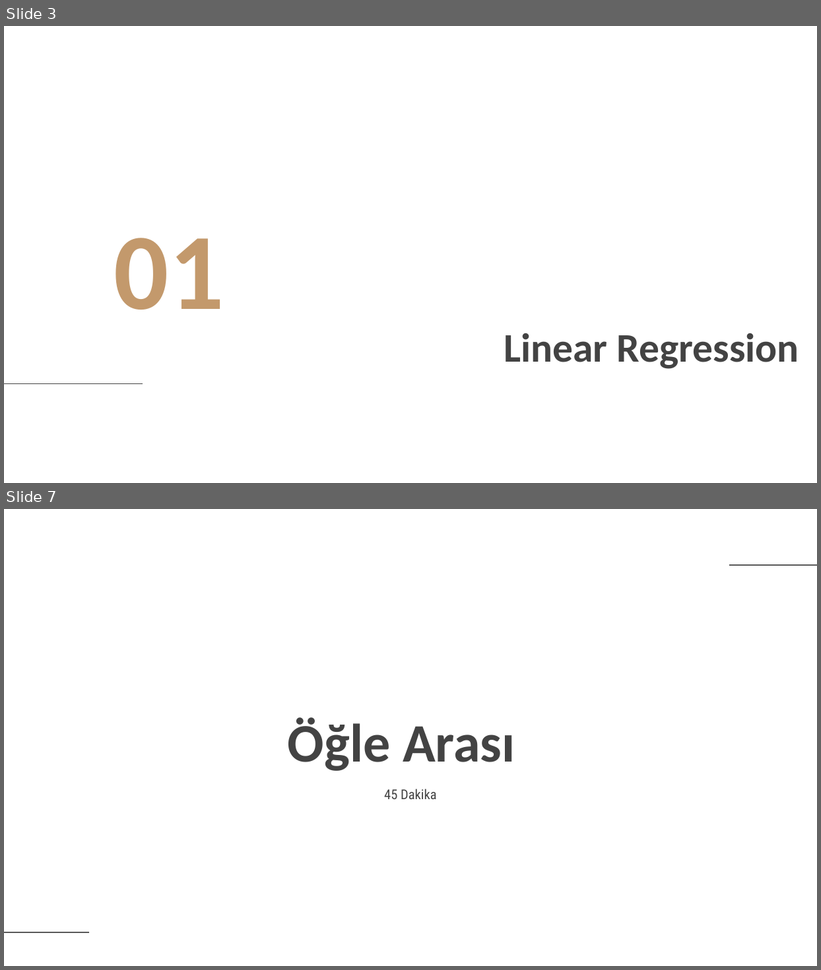
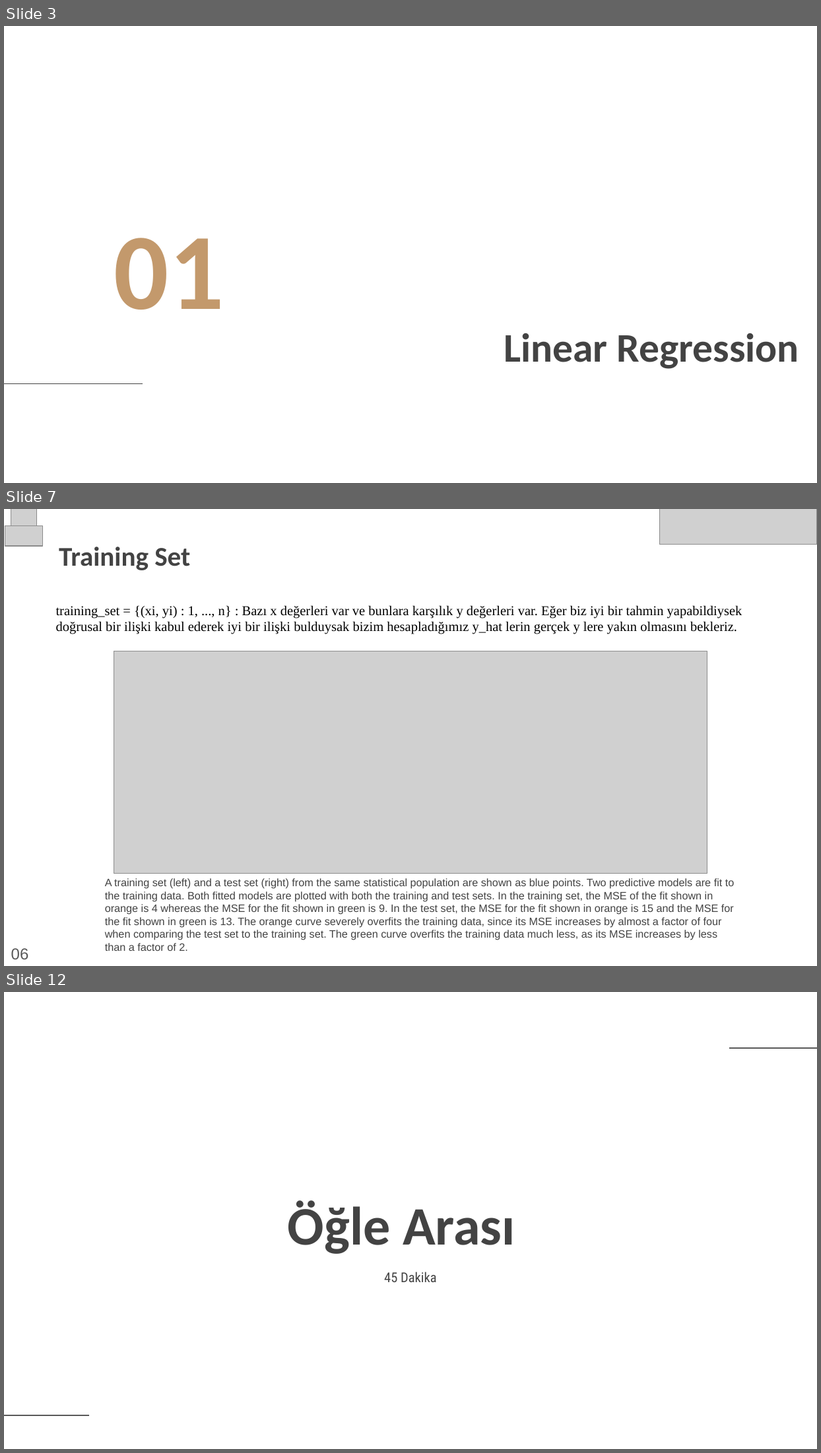
Before and after one commit to glosaCarbon/kodluyoruz_carbon_veri_bilimi_bootcamp, a slide deck: week3/Kodluyoruz_Carbon_Bootcamp_Week03.pptx. Shown one above the other, each under a label of ours: slides 3 and 7 before the commit, slides 3, 7 and 12 after it; the slides between them are not shown. The pictures are 821x970 and 821x1453 pixels, drawn with LibreOffice and Linux fonts; fonts in the diff are those of the drawing; grey boxes stand for pictures; background and template pictures are left out. Boxes give left, top, right and bottom in pixels: in the first picture for what was removed or moved away, otherwise in the second. Text is boxed around its words. In the diff, an @@ line names an element or a change of style, - is before the commit and + after.

```diff
--- a/week3/Kodluyoruz_Carbon_Bootcamp_Week03.pptx
+++ b/week3/Kodluyoruz_Carbon_Bootcamp_Week03.pptx
@@ slide 7 added at <box>4,509,817,966</box>, background picture (left out) @@
@@ picture added at <box>5,526,42,547</box> @@
@@ picture added at <box>11,509,38,534</box> @@
@@ picture added at <box>660,509,817,545</box> @@
@@ title added at <box>59,547,190,570</box>, 24 pt, text #434343, bold @@
+Training Set
@@ subtitle added at <box>56,605,743,634</box>, 12 pt, text #000000 @@
+training_set = {(xi, yi) : 1, ..., n} : Bazı x değerleri var ve bunlara karşılık y değerleri var. Eğer biz iyi bir tahmin yapabildiysek doğrusal bir ilişki kabul ederek iyi bir ilişki bulduysak bizim hesapladığımız y_hat lerin gerçek y lere yakın olmasını bekleriz.
@@ picture added at <box>114,652,706,874</box> @@
@@ text added at <box>105,879,735,951</box>, 9.5 pt, text #434343 @@
+A training set (left) and a test set (right) from the same statistical population are shown as blue points. Two predictive models are fit to the training data. Both fitted models are plotted with both the training and test sets. In the training set, the MSE of the fit shown in orange is 4 whereas the MSE for the fit shown in green is 9. In the test set, the MSE for the fit shown in orange is 15 and the MSE for the fit shown in green is 13. The orange curve severely overfits the training data, since its MSE increases by almost a factor of four when comparing the test set to the training set. The green curve overfits the training data much less, as its MSE increases by less than a factor of 2.
@@ text added at <box>11,949,29,960</box>, 14 pt, text #595959 @@
+06
@@ what was slide 7 is now slide 12 @@
```
Also in this commit, not shown: 1 slide changed, 11 other slides added, 2 slides removed.
